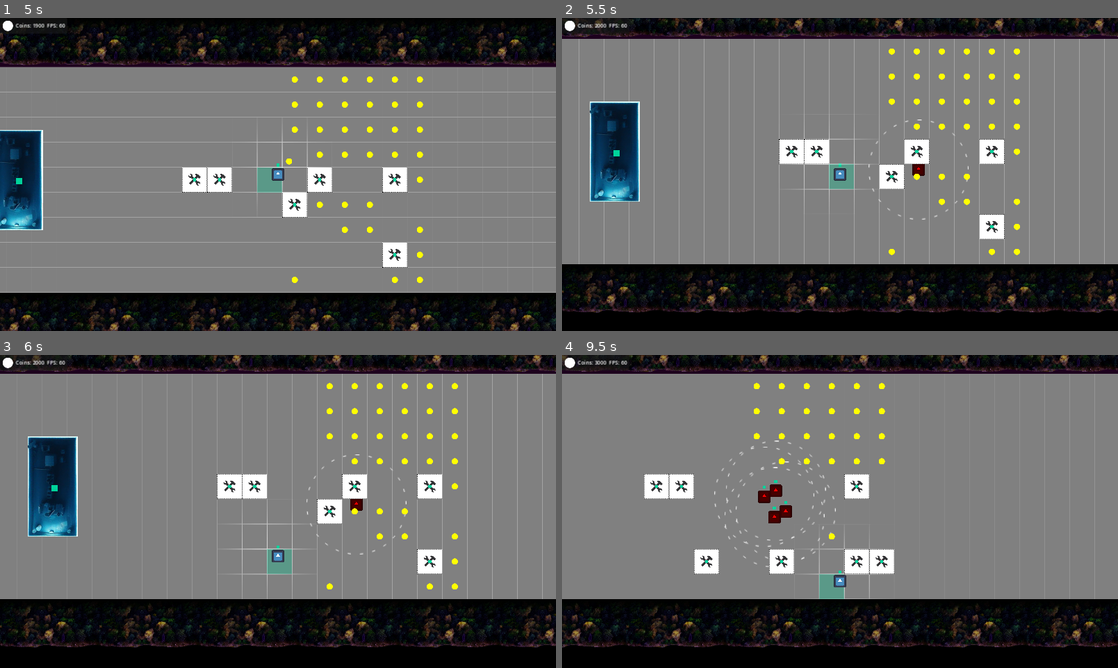
Above: before the commit, frames 1-4 (two rows, left to right).
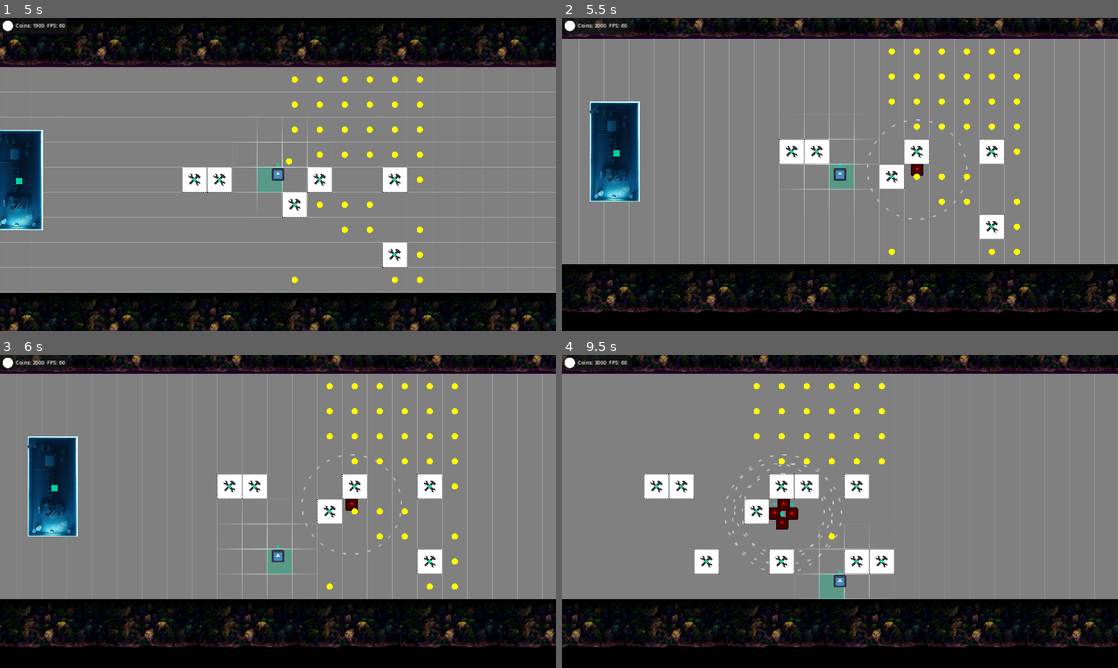
Above: after the commit, the same moments.

Repository: Slushie-Defense/Slushie
Game: Godot game, scene res://Levels/Level1.tscn
Two runs of this game, one before a commit and one after it. Both use one fixed random seed, a clock stepped at 60 frames per second and the inputs below. The engine's default icon, where the game draws it, is replaced by a stand-in: a white triangle on a blue panel in a dark square. Sound files missing from this copy of the repository are replaced by a short silence.
Inputs:
- Up to frame 1 (5 s): tap Enter (ui_accept) at 0.5, 0.77, 1.52, 3.02, 3.77, 4.52 s; hold Right (ui_right) 0.53-1.28 s; hold Down (ui_down) 1.28-2.03 s; hold Right (ui_right) 2.03-2.78 s; hold Up (ui_up) 2.78-3.53 s; hold Left (ui_left) from 3.53 s (still down)
- Up to frame 2 (5.5 s): release Left (ui_left) at 5.03 s; hold Down (ui_down) from 5.03 s (still down)
- Up to frame 3 (6 s): release Down (ui_down) at 5.78 s; hold Right (ui_right) from 5.78 s (still down)
- Up to frame 4 (9.5 s): tap Enter (ui_accept) at 6.02, 6.77, 7.52, 9.02 s; release Right (ui_right) at 6.53 s; hold Up (ui_up) 6.53-7.28 s; hold Right (ui_right) 7.28-8.03 s; hold Down (ui_down) 8.03-8.78 s; hold Left (ui_left) from 8.78 s (still down)

Frame 1 is identical in both runs. In frame 2, 0.1% of the frame differs, in the area x 54-74%, y 32-65%; in frame 3, 0.2%; in frame 4, 1.8%, in the area x 27-51%, y 27-70%.

Commit message:
Guns are shooting

Diff:
--- a/Entities/Enemy/Enemy.gd
+++ b/Entities/Enemy/Enemy.gd
@@ -13,6 +13,7 @@
 var ai_chase_node_list : Array = []
 var ai_attack_node_list : Array = []
 var ai_chase_node = null
+@export var ai_default_direction : Vector2 = Vector2(-1, 0)
 
 # How far the enemy can see
 @export var vision_radius : int = 256
@@ -63,7 +64,7 @@
 
 func _ai_process():
 	# Direction priority
-	ai_direction = Vector2(-1, 0) # Default goes left
+	ai_direction = ai_default_direction # Default goes left
 
 	# Chase nodes
 	if ai_chase_node_list.size() > 0:
@@ -83,9 +84,6 @@
 			# Try to attack if available
 			if attack_timer.is_stopped():
 				attack_timer.start()
-
-func _event_health_is_zero():
-	print("Enemy died!")
 
 func set_attack_speed(value):
 	attack_timer.wait_time = value
@@ -114,3 +112,10 @@
 
 func _on_vision_body_exited(body):
 	ai_chase_node_list.erase(body)
+
+func attack(attack : Attack):
+	health.add_or_subtract_health_by_value(-attack.damage) # Subtract damage
+
+func _event_health_is_zero():
+	call_deferred("queue_free")
+	print("Enemy died!")
--- a/Entities/Weapons/WeaponBase.gd
+++ b/Entities/Weapons/WeaponBase.gd
@@ -2,6 +2,9 @@
 
 @onready var sound_player : AudioStreamPlayer2D = $AudioStreamPlayer2D
 @onready var shot_delay_timer : Timer = $ShotDelayTimer
+
+@onready var line_2d : Line2D = $Line2D
+
 
 var sound_shoot = load("res://Entities/Weapons/Sounds/Splat.wav")
 var sound_reload = load("res://Entities/Weapons/Sounds/Reload.wav")
@@ -12,37 +15,69 @@
 var shots_before_reload : int = 5
 var shot_counter : int = 1 # Start at 1
 
+# Raycast
+@onready var raycast_2d : RayCast2D = $RayCast2D
+var number_of_rays : int = 1
+var angle_range : float = 30.0  # Angle range in degrees
+
+# Targeting
+var attack_range : float = 0.0
+var attack_target_position : Vector2 = Vector2.ZERO
+
 # Does nothing at the moment
-var damage : int = 0
-var attack_range : float = 0.0
-var weapon_direction : Vector2 = Vector2.ZERO
+var attack_damage : int = 5
+
+var attack_direction : Vector2 = Vector2.ZERO
 var explode_at_target : bool = false
 
-# Called when the node enters the scene tree for the first time.
 func _ready():
 	shot_delay_timer.wait_time = delay_between_shots
 	shot_delay_timer.start()
+	# Test shot
+	attack_target_position = Vector2(500, 500)
 
 func _on_shot_delay_timer_timeout():
-	print(shot_counter)
 	if shot_counter >= shots_before_reload:
 		print("Reload")
-		# Play the reload sound just before the end of the reload timer
-		var reload_sound_time : float = 0.75
-		get_tree().create_timer(reload_time - reload_sound_time).timeout.connect(_play_reload_sound)
-		# Reload weapon
-		shot_counter = 0 # Reset
-		shot_delay_timer.wait_time = reload_time
-		shot_delay_timer.start()
+		reload_weapon()
 	else:
-		print("Fire!")
-		# Fire weapon
-		shot_counter += 1
-		sound_player.stream = sound_shoot
-		sound_player.play()
-		shot_delay_timer.wait_time = delay_between_shots
-		shot_delay_timer.start()
+		print("Fire! " +str(shot_counter))
+		fire_weapon()
 
 func _play_reload_sound():
 	sound_player.stream = sound_reload
 	sound_player.play()
+
+func reload_weapon():
+	# Play the reload sound just before the end of the reload timer
+	var reload_sound_time : float = 0.75
+	get_tree().create_timer(reload_time - reload_sound_time).timeout.connect(_play_reload_sound)
+	# Reload weapon
+	shot_counter = 0 # Reset
+	shot_delay_timer.wait_time = reload_time
+	shot_delay_timer.start()
+
+func fire_weapon():
+	# Fire weapon
+	shot_counter += 1
+	shot_delay_timer.wait_time = delay_between_shots
+	shot_delay_timer.start()
+	# Play sound
+	sound_player.stream = sound_shoot
+	sound_player.play()
+	# Fire the shot
+	fire_ray_cast()
+
+func fire_ray_cast():
+	raycast_2d.target_position = attack_target_position
+	raycast_2d.force_raycast_update()
+	# See what it hit
+	var first_collision_result = raycast_2d.get_collider()
+	if first_collision_result != null:
+		# If it hits something it can attack
+		if first_collision_result.has_method("attack"):
+			print(first_collision_result)
+			# Create an attack class and pass it through
+			var attack = Attack.new()
+			attack.damage = attack_damage
+			first_collision_result.attack(attack)
--- a/Entities/Weapons/WeaponBase.tscn
+++ b/Entities/Weapons/WeaponBase.tscn
@@ -1,7 +1,8 @@
-[gd_scene load_steps=3 format=3 uid="uid://vlnpbl6b074r"]
+[gd_scene load_steps=4 format=3 uid="uid://vlnpbl6b074r"]
 
 [ext_resource type="Script" path="res://Entities/Weapons/WeaponBase.gd" id="1_81enj"]
 [ext_resource type="AudioStream" uid="uid://ba12ewaccblp5" path="res://Entities/Weapons/Sounds/Splat.wav" id="2_uksl7"]
+[ext_resource type="PackedScene" uid="uid://digh6puar70w0" path="res://Entities/Enemy/Enemy.tscn" id="3_gbg1l"]
 
 [node name="WeaponBase" type="Node2D"]
 script = ExtResource("1_81enj")
@@ -13,4 +14,16 @@
 [node name="ShotDelayTimer" type="Timer" parent="."]
 one_shot = true
 
+[node name="RayCast2D" type="RayCast2D" parent="."]
+target_position = Vector2(0, 0)
+collision_mask = 8
+
+[node name="Line2D" type="Line2D" parent="."]
+width = 8.0
+default_color = Color(0.905882, 0.890196, 0, 1)
+
+[node name="Enemy" parent="." instance=ExtResource("3_gbg1l")]
+position = Vector2(300, 300)
+ai_default_direction = Vector2(0, 0)
+
 [connection signal="timeout" from="ShotDelayTimer" to="." method="_on_shot_delay_timer_timeout"]
